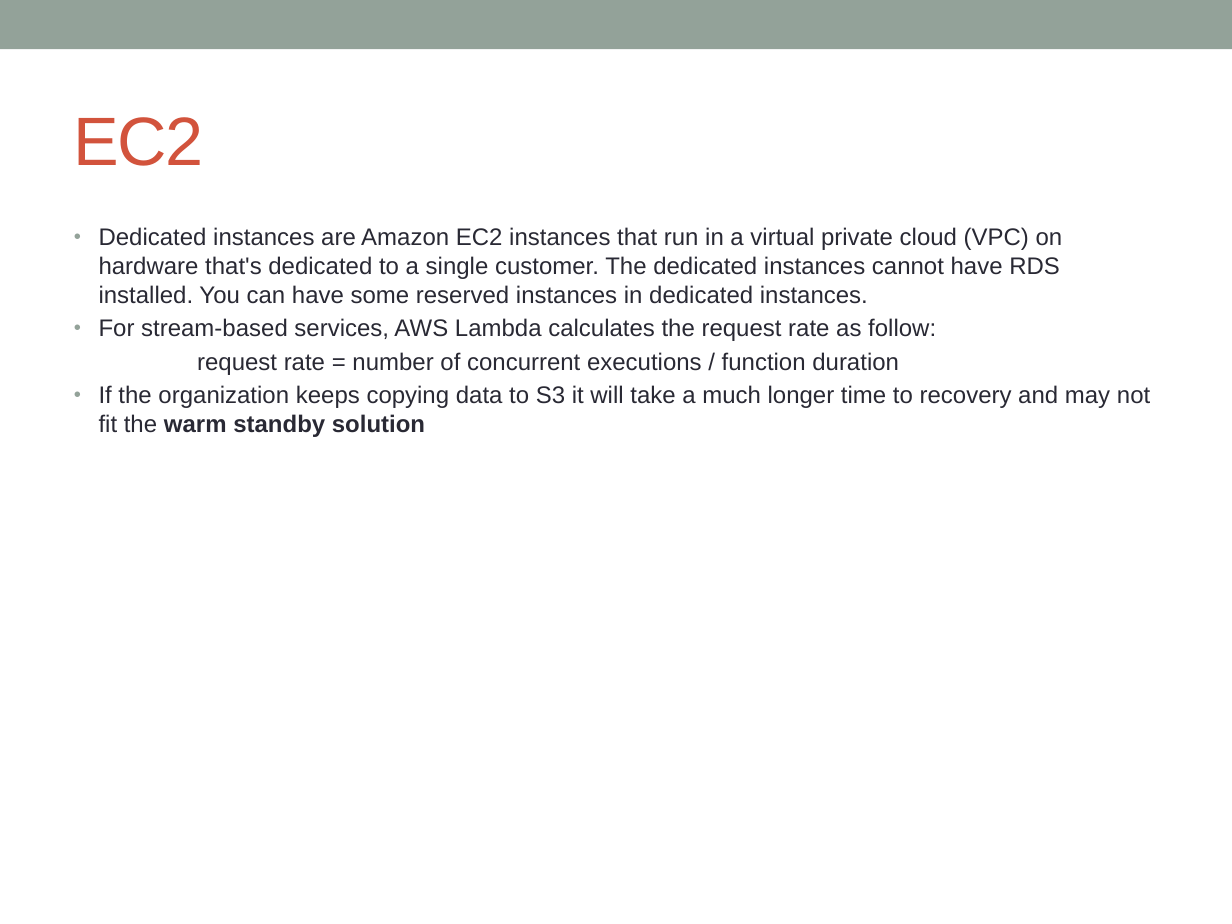
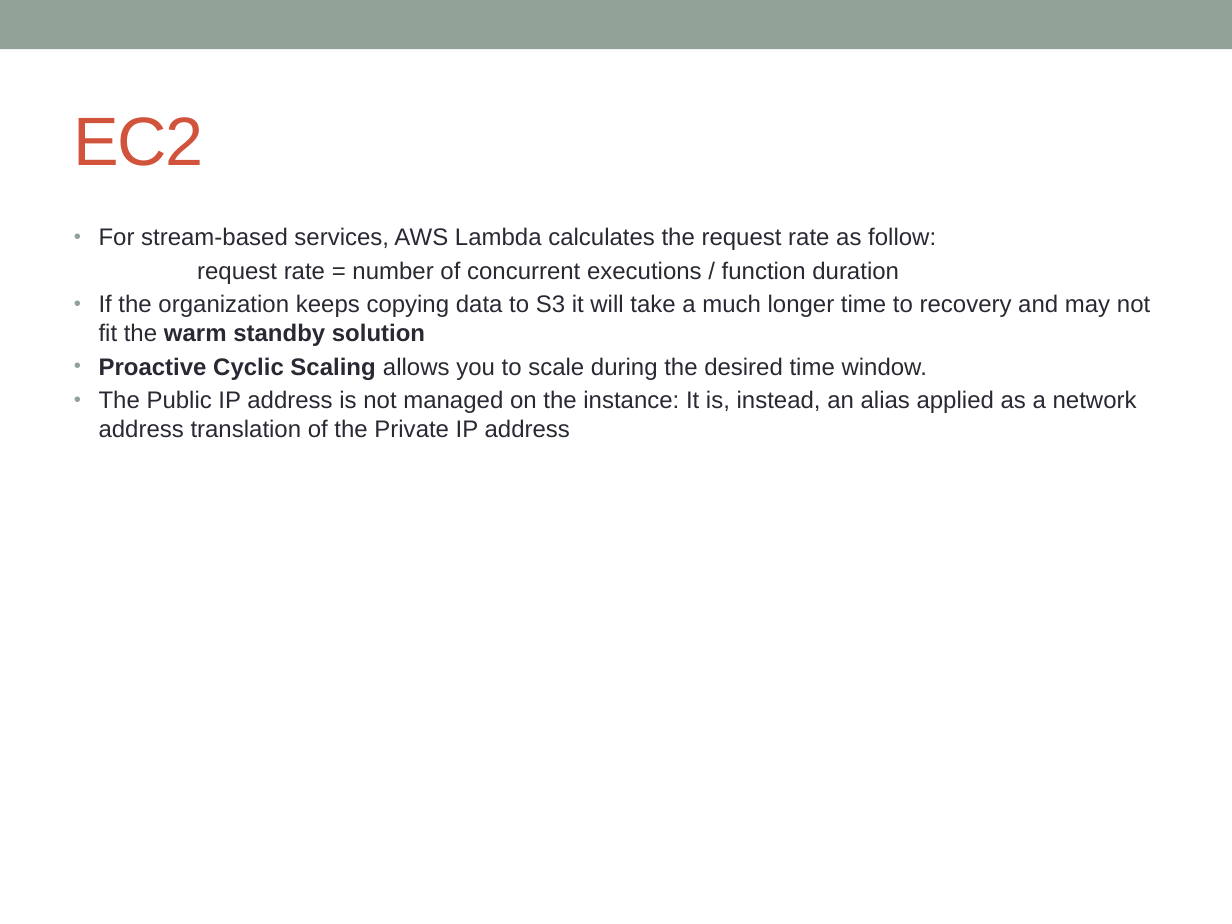
Before and after one commit to notionquest/ProjectDocumentation, a slide deck: slide 48 of AWS_Solution_Architect.pptx (slide 44 before the commit). Drawn at 1232x924 pixels with LibreOffice and Linux fonts; fonts in the diff are those of the drawing. Boxes give left, top, right and bottom in pixels: in the first picture for what was removed or moved away, otherwise in the second. Text is boxed around its words. In the diff, an @@ line names an element or a change of style, - is before the commit and + after.

```diff
--- a/AWS_Solution_Architect.pptx
+++ b/AWS_Solution_Architect.pptx
@@ text at bbox=[99, 227, 1063, 304]: paragraph removed @@
-• Dedicated instances are Amazon EC2 instances that run in a virtual private cloud (VPC) on hardware that's dedicated to a single customer. The dedicated instances cannot have RDS installed. You can have some reserved instances in dedicated instances.
@@ text at bbox=[99, 357, 1137, 438]: paragraphs added @@
+• Proactive Cyclic Scaling allows you to scale during the desired time window.
+• The Public IP address is not managed on the instance: It is, instead, an alias applied as a network address translation of the Private IP address
```
Also in this commit, not shown: 9 other slides changed, 21 slides added.
